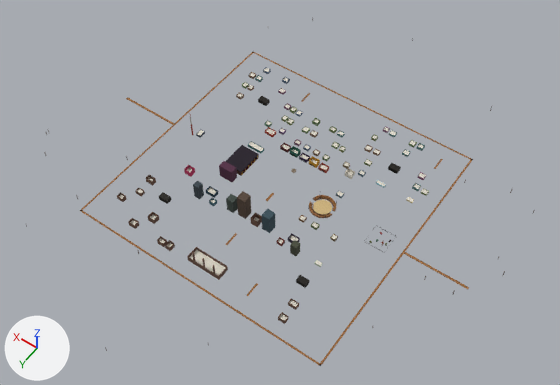
An edit to the glTF model swamp-city-assets/city-a.glb, drawn before and after from the same camera.
The view is the same before and after, from a 50 mm lens placed at (-428.0, 624.0, 927.0), pointed at (-6.0, 32.0, -4.0). The lights are fixed; the arrows at lower left show +X, +Y and +Z. The first picture is the older version. Vertices at exactly the same position are counted once.

The first picture shows 'city-a'.
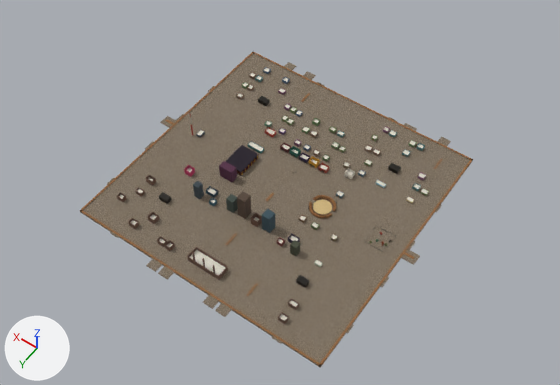
The change, as a list of edits to the scene's bpy script:
```text
Change me_city_a:
    used by ob_city_a; location = (0.0, 0.0, 0.0)
    remove me_city_a.from_pydata(...)  # 5920 vertices, 10948 faces; spans x -346.0..367.0, y -380.0..379.0, z -1.0..52.0
    add me_city_a.from_pydata(...)  # 5598 vertices, 10248 faces; spans x -236.0..236.0, y -210.0..250.0, z -4.0..52.0
    me_city_a part 1: a new loose piece, a box spanning x -215.0..215.0, y -195.0..235.0, z -4.0..-1.2, in mat_stone (picture img_stonewall_jpg)
    me_city_a part 2: a new loose piece, a box spanning x -235.8..-215.0, y 11.0..29.0, z -1.8..-0.5, in mat_stone (picture img_stonewall_jpg)
    me_city_a part 3: a new loose piece, a box spanning x 215.0..235.8, y 11.0..29.0, z -1.8..-0.5, in mat_stone (picture img_stonewall_jpg)
    me_city_a part 4: a new loose piece, a box spanning x -111.6..-89.5, y -201.8..-195.0, z -1.8..-0.5, in mat_stone (picture img_stonewall_jpg)
    me_city_a part 5: a new loose piece, a box spanning x -70.5..-53.4, y 235.0..249.6, z -1.8..-0.5, in mat_stone (picture img_stonewall_jpg)
    me_city_a part 6: a new loose piece, a box spanning x -48.5..-31.4, y 235.0..249.6, z -1.8..-0.5, in mat_stone (picture img_stonewall_jpg)
    me_city_a part 7: a new loose piece, a box spanning x 31.5..48.6, y 235.0..249.6, z -1.8..-0.5, in mat_stone (picture img_stonewall_jpg)
    me_city_a part 8: a new loose piece, a box spanning x 53.5..70.6, y 235.0..249.6, z -1.8..-0.5, in mat_stone (picture img_stonewall_jpg)
    me_city_a part 9: a new loose piece, a box spanning x 91.5..108.6, y -209.6..-195.0, z -1.8..-0.5, in mat_stone (picture img_stonewall_jpg)
    me_city_a part 10: a new loose piece, a box spanning x 131.5..148.6, y -209.6..-195.0, z -1.8..-0.5, in mat_stone (picture img_stonewall_jpg)
    me_city_a part 11: a new loose piece, a box spanning x -168.5..-151.4, y -209.6..-195.0, z -1.8..-0.5, in mat_stone (picture img_stonewall_jpg)
    me_city_a part 12: 21 loose pieces with 602 vertices, spanning x -346.0..367.0, y -380.0..379.0, z -1.0..10.0, are deleted
    me_city_a part 13: 2 vertices moved from x -317.0, y 18.0..22.0, z 1.0 to x -231.0, y 18.0..22.0, z 0.0; 4 vertices removed from x -317.0..-215.0, y 18.0..22.0, z 0.0..1.0; 4 vertices added at x -231.0..-215.0, y 18.0..22.0, z 0.0
    me_city_a part 14: 2 vertices moved from x 317.0, y 18.0..22.0, z 1.0 to x 231.0, y 18.0..22.0, z 0.0; 4 vertices removed from x 215.0..317.0, y 18.0..22.0, z 0.0..1.0; 4 vertices added at x 215.0..231.0, y 18.0..22.0, z 0.0
    other edits to the shape of me_city_a do not show in these pictures
    remove me_city_a.materials.append(mat_bark)  # picture img_bark_jpg
```

Where the change shows, as pixel boxes [x1, y1, x2, y2] in the pictures (560 x 385 px; the box of a moved part takes in the faces that stretch with it):
'city-a', reshaped (23% narrower, 9% shorter): before [26, 18, 534, 366]; after [80, 52, 473, 368]
part 1 of me_city_a, added (brown): after [80, 53, 473, 368]
part 2 of me_city_a, added: after [401, 249, 420, 265]
part 3 of me_city_a, added: after [160, 116, 177, 128]
part 4 of me_city_a, added: after [404, 123, 417, 131]
part 5 of me_city_a, added: after [215, 303, 232, 317]
part 6 of me_city_a, added: after [203, 295, 219, 309]
part 7 of me_city_a, added: after [158, 266, 174, 280]
part 8 of me_city_a, added: after [146, 259, 162, 272]
part 9 of me_city_a, added: after [303, 71, 316, 80]
part 10 of me_city_a, added: after [284, 62, 297, 70]
part 11 of me_city_a, added: after [437, 136, 451, 146]
part 12 of me_city_a, deleted: before [26, 18, 534, 351]
part 13 of me_city_a, moved or reshaped: before [404, 252, 469, 289]; after [404, 252, 415, 259]
part 14 of me_city_a, moved or reshaped: before [126, 97, 174, 125]; after [165, 120, 174, 125]
